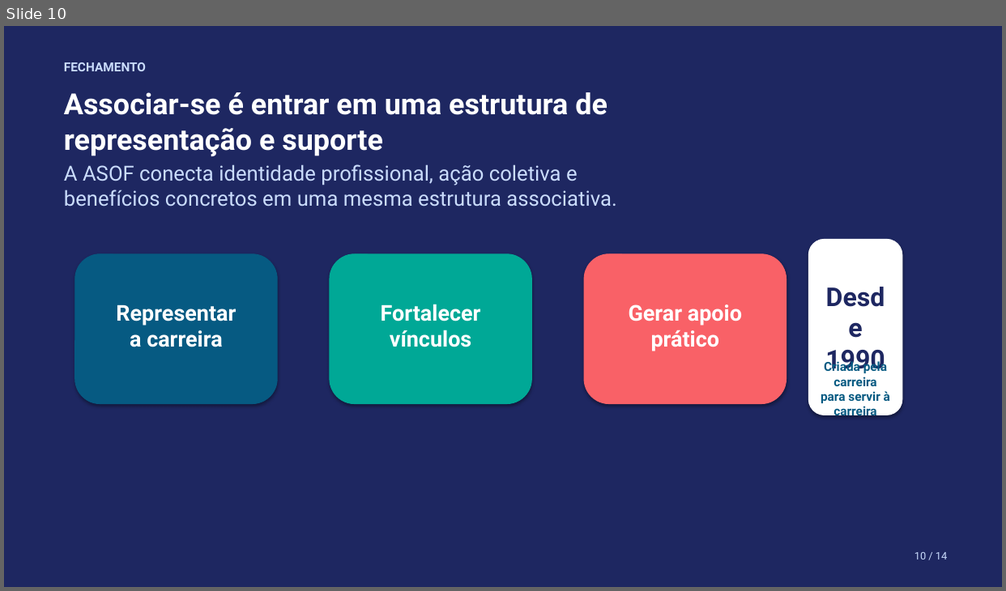
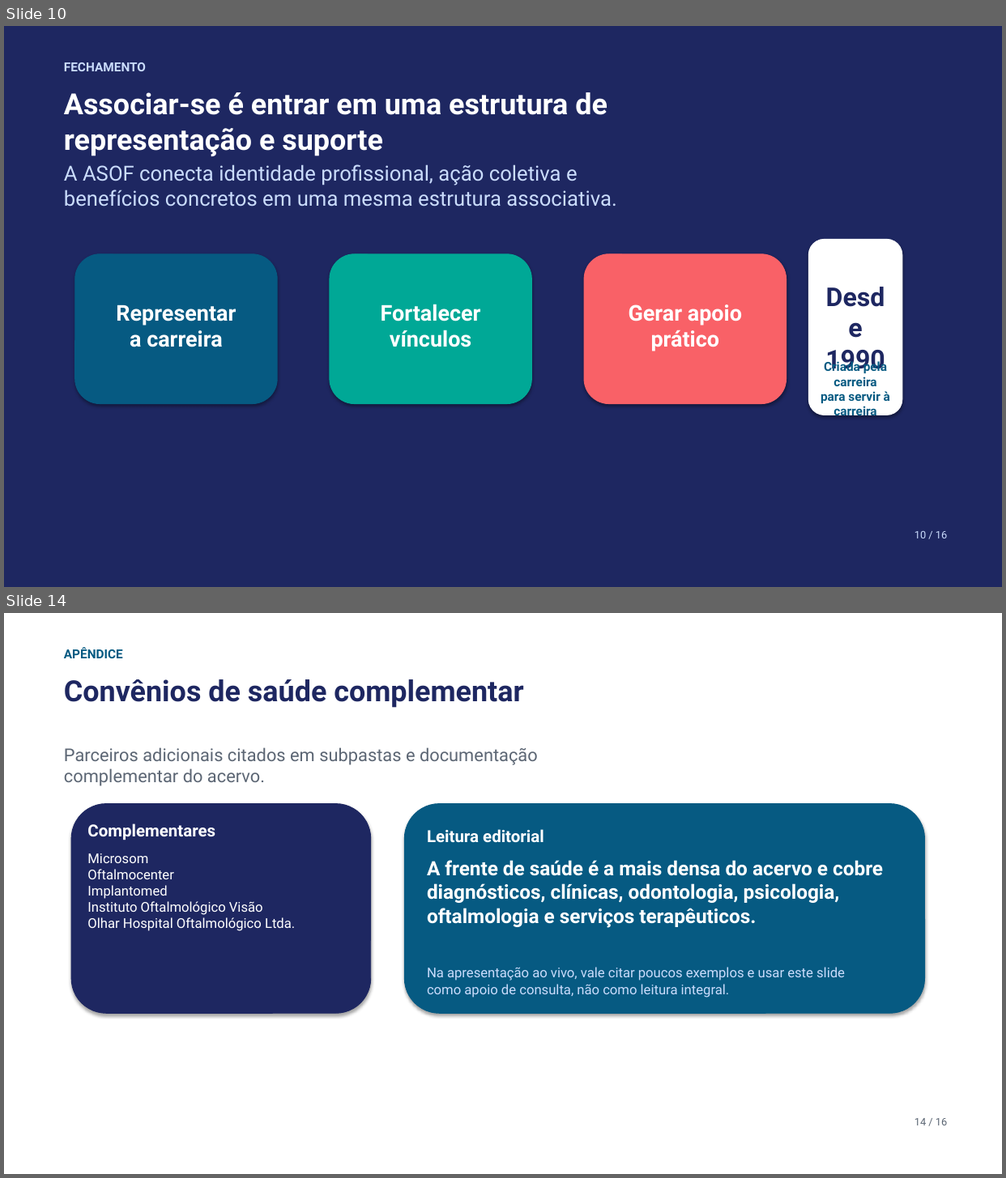
Before and after one commit to prof-ramos/onboard-asof, a slide deck: presentation/onboard-asof.pptx. Shown one above the other, each under a label of ours: slide 10 before the commit, slides 10 and 14 after it; the slides between them are not shown. The pictures are 1006x591 and 1006x1178 pixels, drawn with LibreOffice and Linux fonts; fonts in the diff are those of the drawing. Boxes give left, top, right and bottom in pixels: in the first picture for what was removed or moved away, otherwise in the second. Text is boxed around its words. In the diff, an @@ line names an element or a change of style, - is before the commit and + after.

```diff
--- a/presentation/onboard-asof.pptx
+++ b/presentation/onboard-asof.pptx
@@ slide 14 added at <box>4,613,1002,1174</box>, background #FFFFFF @@
@@ text added at <box>64,648,123,658</box>, 12 pt, text #065A82, bold @@
+APÊNDICE
@@ text added at <box>64,679,523,708</box>, 28 pt, text #1E2761, bold @@
+Convênios de saúde complementar
@@ text added at <box>64,747,538,786</box>, 17 pt, text #5C6674 @@
+Parceiros adicionais citados em subpastas e documentação complementar do acervo.
@@ rounded rectangle added at <box>71,804,371,1013</box>, fill #1E2761, outline #1E2761 0.75 pt @@
@@ rounded rectangle added at <box>404,804,925,1013</box>, fill #065A82, outline #065A82 0.75 pt @@
@@ text added at <box>87,824,215,840</box>, 16 pt, text #FFFFFF, bold @@
+Complementares
@@ text added at <box>427,829,544,843</box>, 16 pt, text #FFFFFF, bold @@
+Leitura editorial
@@ text added at <box>87,854,295,931</box>, 13 pt, text #FFFFFF @@
+Microsom
+Oftalmocenter
+Implantomed
+Instituto Oftalmológico Visão
+Olhar Hospital Oftalmológico Ltda.
@@ text added at <box>427,860,883,928</box>, 19 pt, text #FFFFFF, bold @@
+A frente de saúde é a mais densa do acervo e cobre diagnósticos, clínicas, odontologia, psicologia, oftalmologia e serviços terapêuticos.
@@ text added at <box>427,967,845,998</box>, 13 pt, text #CADCFC @@
+Na apresentação ao vivo, vale citar poucos exemplos e usar este slide como apoio de consulta, não como leitura integral.
@@ text added at <box>914,1118,947,1126</box>, 10 pt, text #5C6674 @@
+14 / 16
@@ slide 10 changed as well @@
@@ text at <box>914,531,947,539</box>: text changed @@
-10 / 14
+10 / 16
```
Also in this commit, not shown: 13 other slides changed, 1 other slide added, 1 other file.
